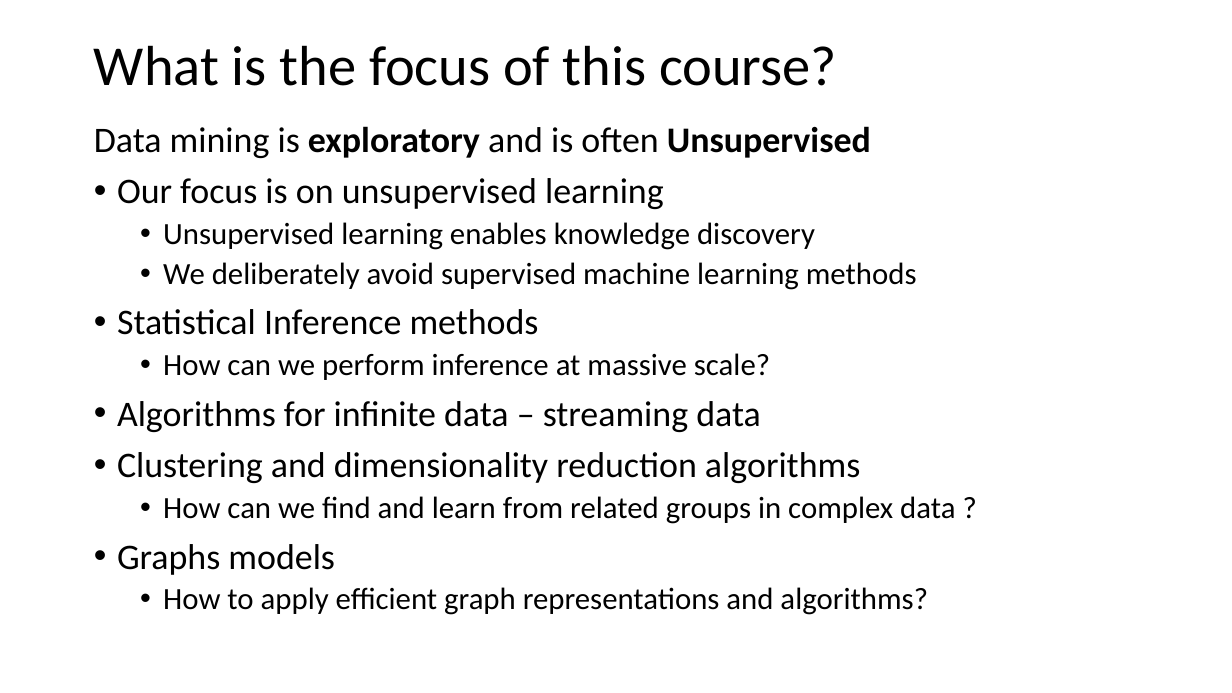
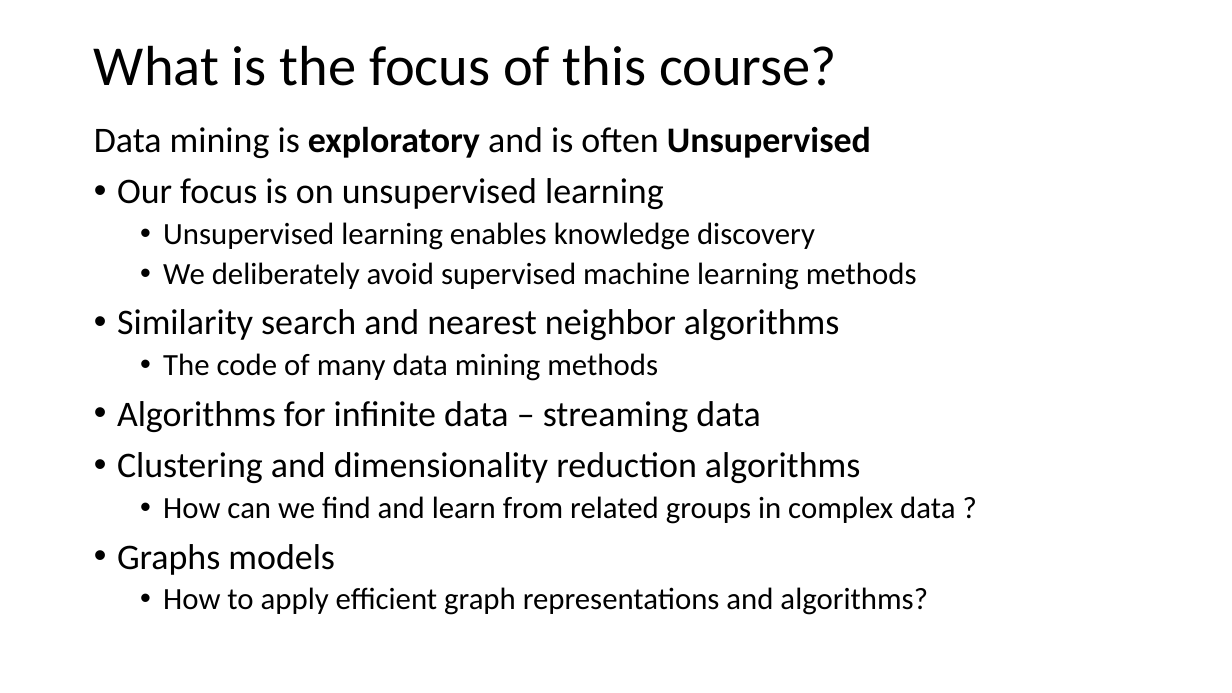
Before and after one commit to tenevian/Harvard-SSP-Data-Mining, a slide deck: slide 12 of slides/1_Introduction.pptx. Drawn at 1232x693 pixels with LibreOffice and Linux fonts; fonts in the diff are those of the drawing. Boxes give left, top, right and bottom in pixels: in the first picture for what was removed or moved away, otherwise in the second. Text is boxed around its words. In the diff, an @@ line names an element or a change of style, - is before the commit and + after.

```diff
--- a/slides/1_Introduction.pptx
+++ b/slides/1_Introduction.pptx
@@ text at <box>117,309,839,381</box>: text changed; size 24 to 28 pt @@
-• Statistical Inference methods
-  • How can we perform inference at massive scale?
+• Similarity search and nearest neighbor algorithms
+  • The code of many data mining methods
```
Also in this commit, not shown: 4 other slides changed, 1 slide added.
